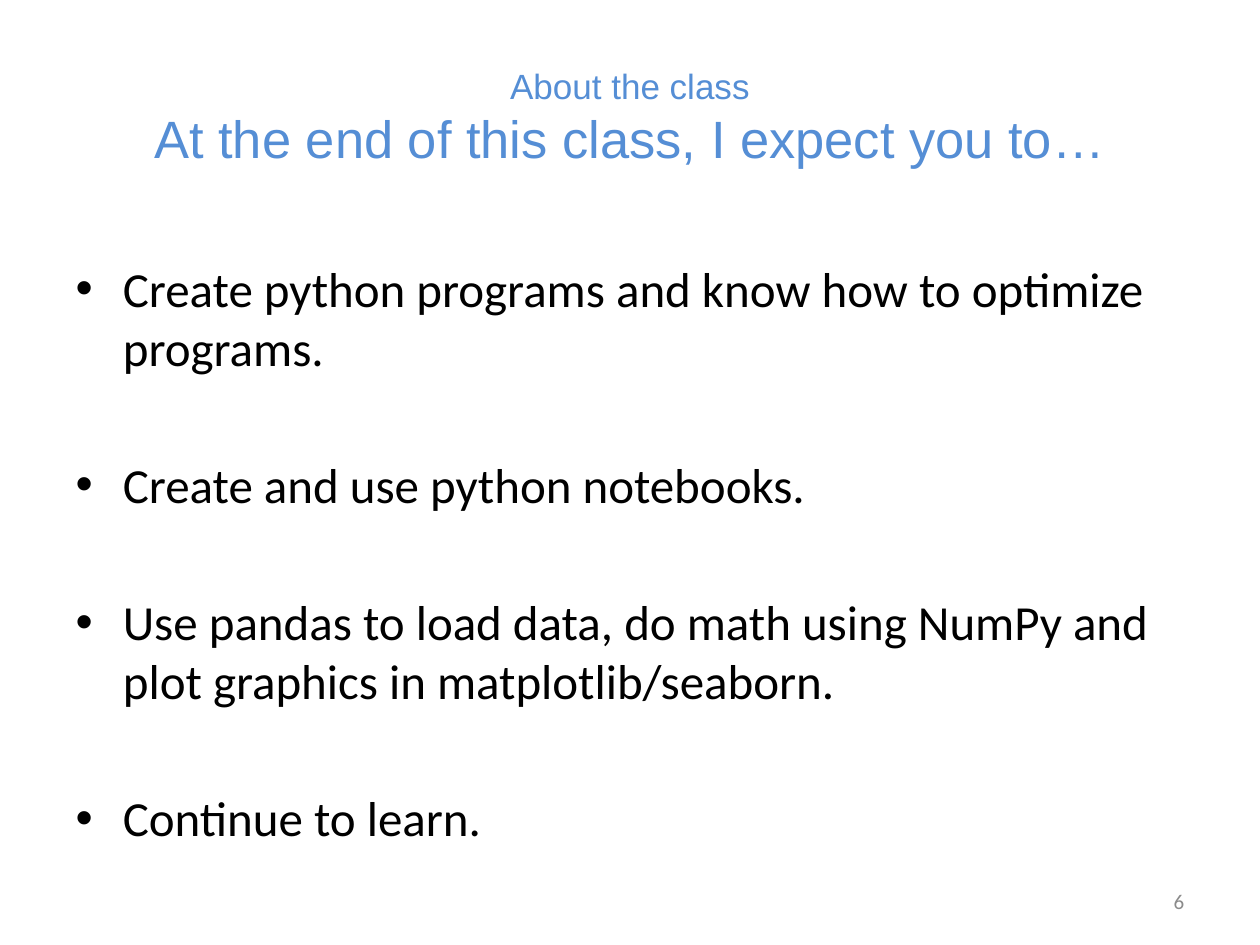
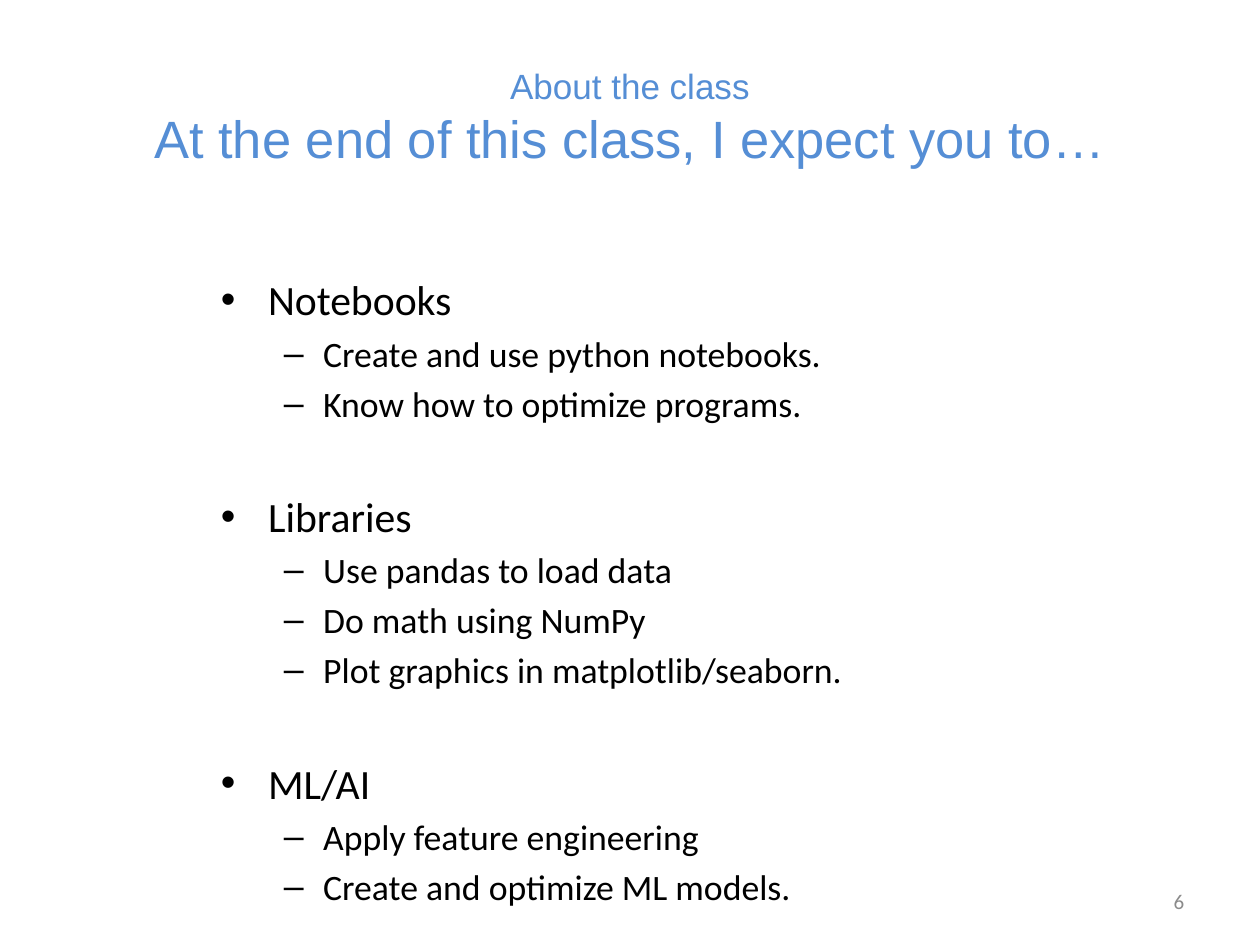
Before and after one commit to marilsoncampos/ucsc_ai_ml_py, a slide deck: slide 6 of slides/01_intro.pptx. Drawn at 1260x945 pixels with LibreOffice and Linux fonts; fonts in the diff are those of the drawing. Boxes give left, top, right and bottom in pixels: in the first picture for what was removed or moved away, otherwise in the second. Text is boxed around its words. In the diff, an @@ line names an element or a change of style, - is before the commit and + after.

```diff
--- a/slides/01_intro.pptx
+++ b/slides/01_intro.pptx
@@ text "Notebooks": place and size @@
-text "Notebooks" at <box>123,273,1148,837</box>
+text "Notebooks" at <box>268,286,842,906</box>
@@ text at <box>268,286,451,316</box>: text changed; size 28 to 23.8 pt @@
-• Create python programs and know how to optimize programs.
+• Notebooks
@@ text at <box>323,342,821,373</box>: size 28 to 20.4 pt in "Create and use python notebooks."; bullet • to –; list level 1 to 2 in "Create and use python notebooks." @@
@@ text at <box>268,392,842,906</box>: text changed; size 28 to 20.4 pt @@
-• Use pandas to load data, do math using NumPy and plot graphics in matplotlib/seaborn.
-• Continue to learn.
+  – Know how to optimize programs.
+• Libraries
+  – Use pandas to load data
+  – Do math using NumPy
+  – Plot graphics in matplotlib/seaborn.
+• ML/AI
+  – Apply feature engineering
+  – Create and optimize ML models.
```
Also in this commit, not shown: 7 other slides changed, 12 other files.
